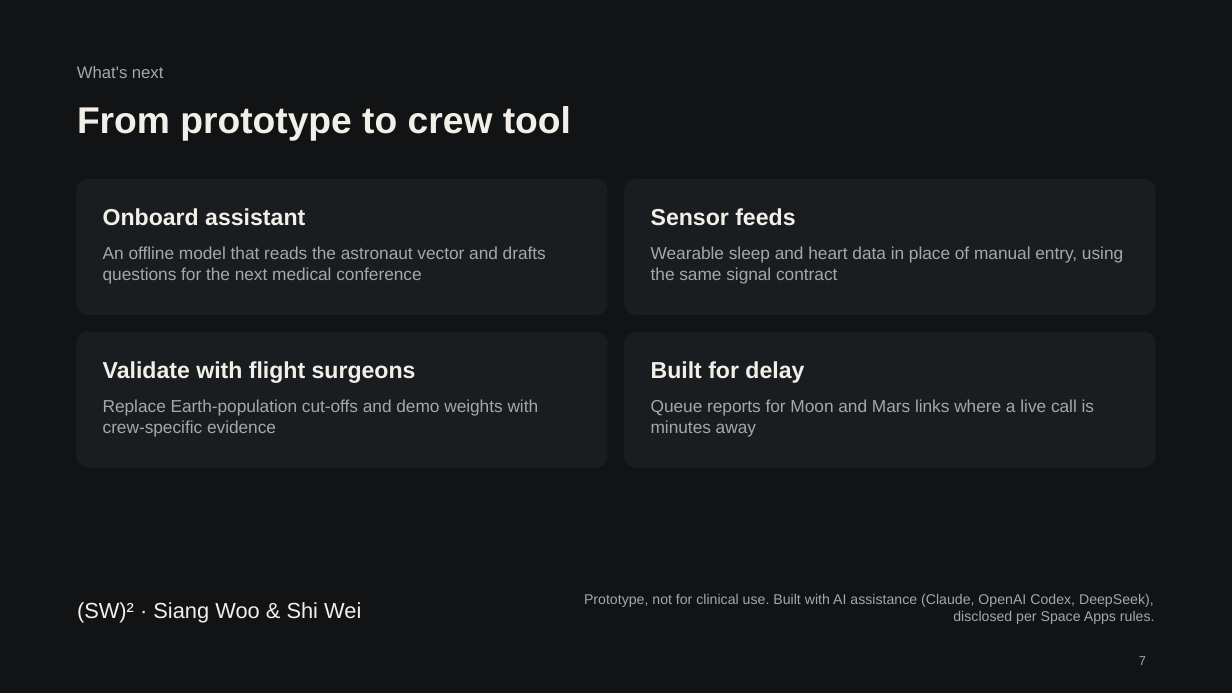
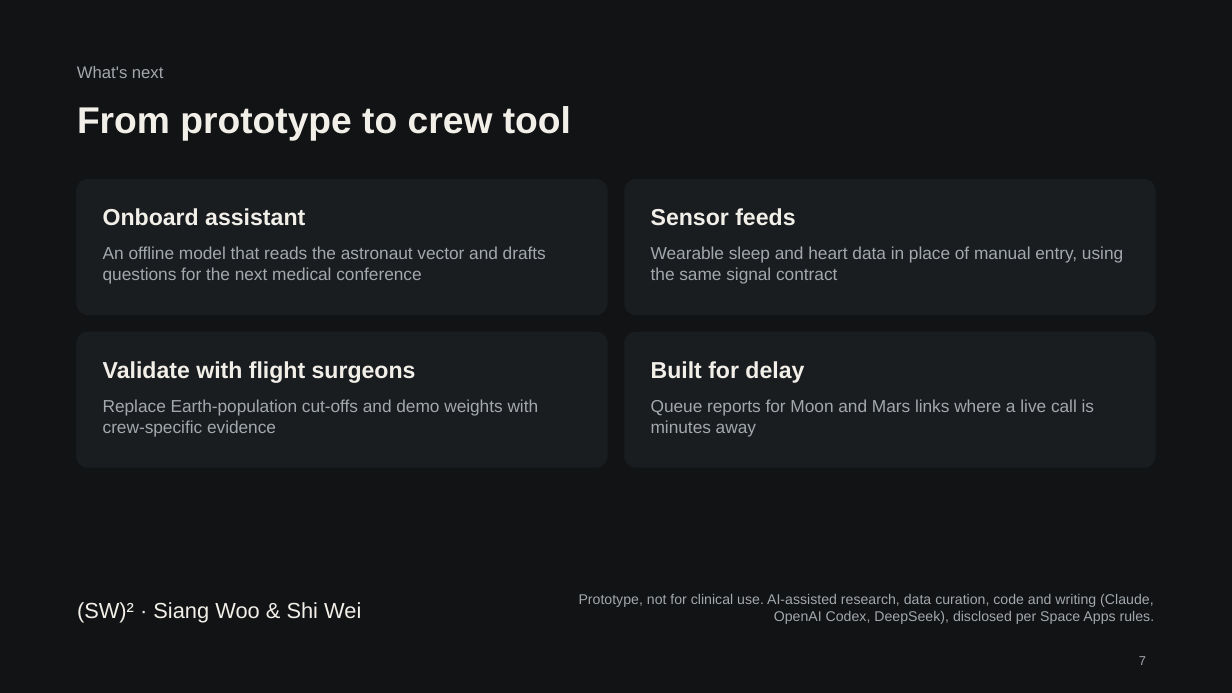
Before and after one commit to S-W-Leong/microG-sentinel, a slide deck: slide 7 of docs/slides/MicroG-Sentinel-slides.pptx. Drawn at 1232x693 pixels with LibreOffice and Linux fonts; fonts in the diff are those of the drawing. Boxes give left, top, right and bottom in pixels: in the first picture for what was removed or moved away, otherwise in the second. Text is boxed around its words. In the diff, an @@ line names an element or a change of style, - is before the commit and + after.

```diff
--- a/docs/slides/MicroG-Sentinel-slides.pptx
+++ b/docs/slides/MicroG-Sentinel-slides.pptx
@@ text at [579,594,1155,624]: text changed @@
-Prototype, not for clinical use. Built with AI assistance (Claude, OpenAI Codex, DeepSeek), disclosed per Space Apps rules.
+Prototype, not for clinical use. AI-assisted research, data curation, code and writing (Claude, OpenAI Codex, DeepSeek), disclosed per Space Apps rules.
```
Also in this commit, not shown: 4 other files.
